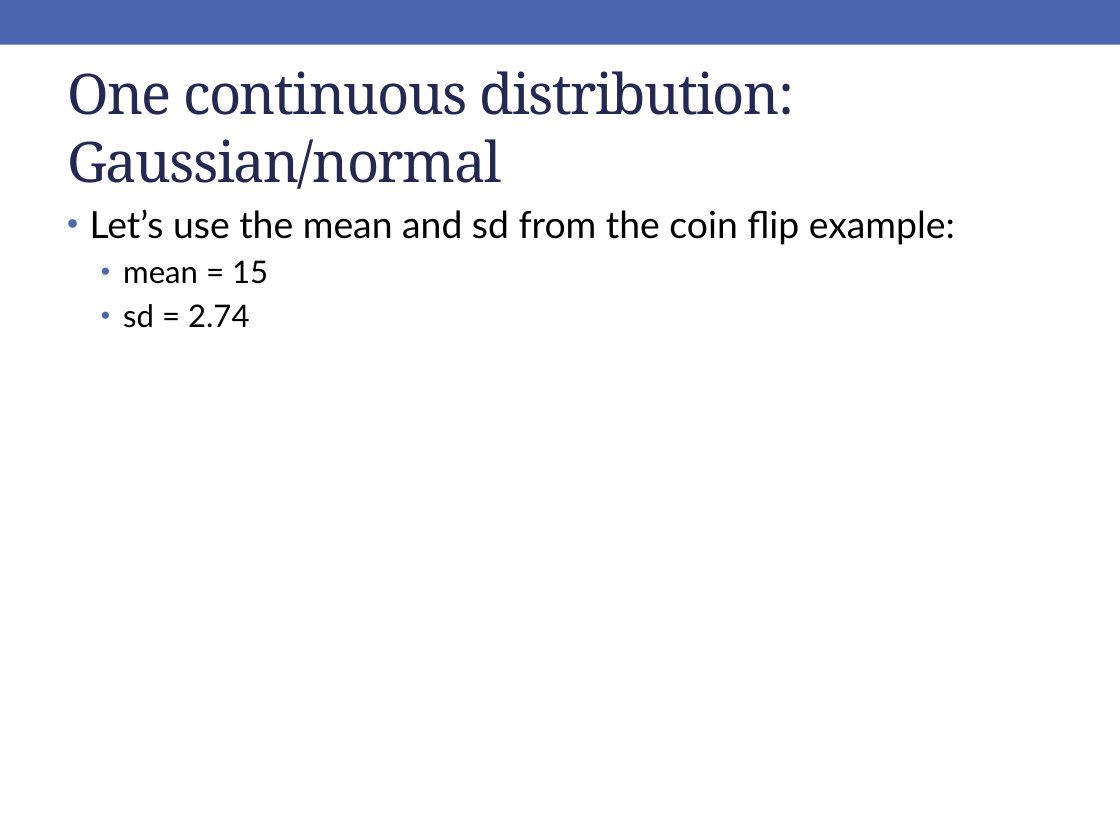
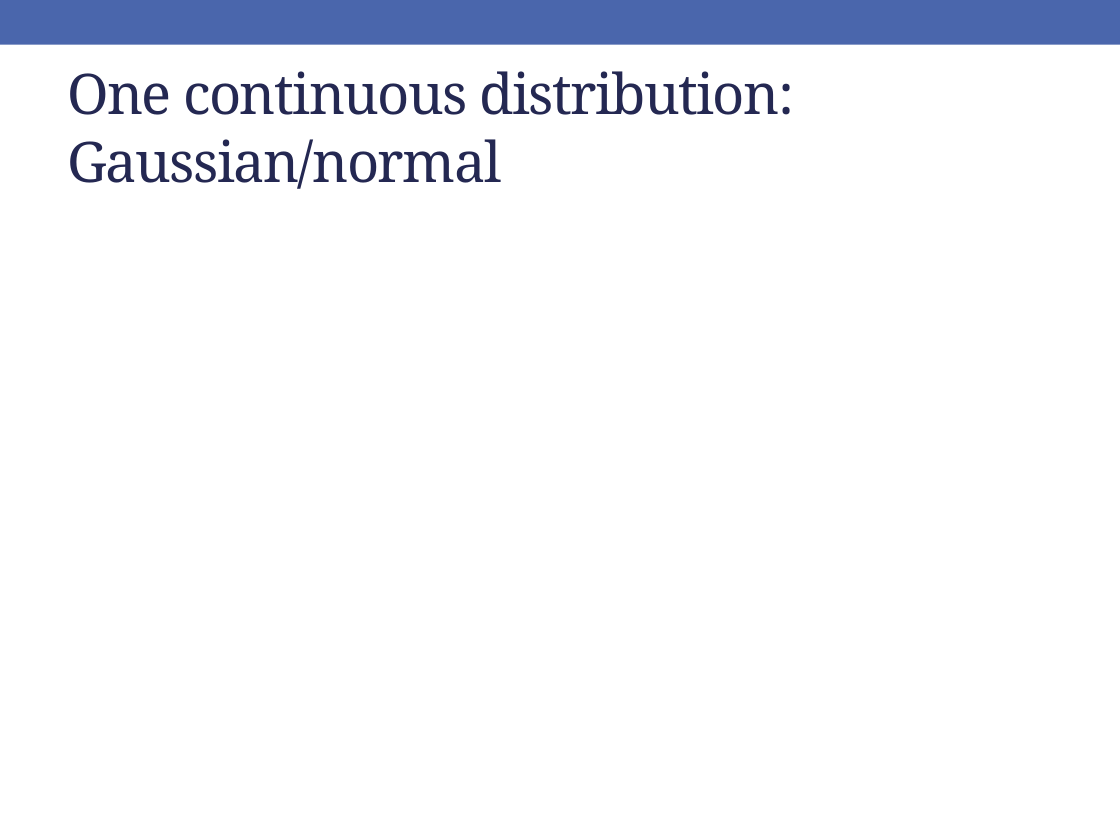
Before and after one commit to rebeccal/ohsu-math630, a slide deck: slide 7 of slides/cm033.pptx. Drawn at 1120x840 pixels with LibreOffice and Linux fonts; fonts in the diff are those of the drawing; grey boxes stand for pictures. Boxes give left, top, right and bottom in pixels: in the first picture for what was removed or moved away, otherwise in the second. Text is boxed around its words. In the diff, an @@ line names an element or a change of style, - is before the commit and + after.

```diff
--- a/slides/cm033.pptx
+++ b/slides/cm033.pptx
@@ text removed at bbox=[90, 209, 955, 328] @@
-• Let’s use the mean and sd from the coin flip example:
-  • mean = 15
-  • sd = 2.74
```
Also in this commit, not shown: 9 other slides changed, 1 slide added, 1 slide removed, 3 other files.
